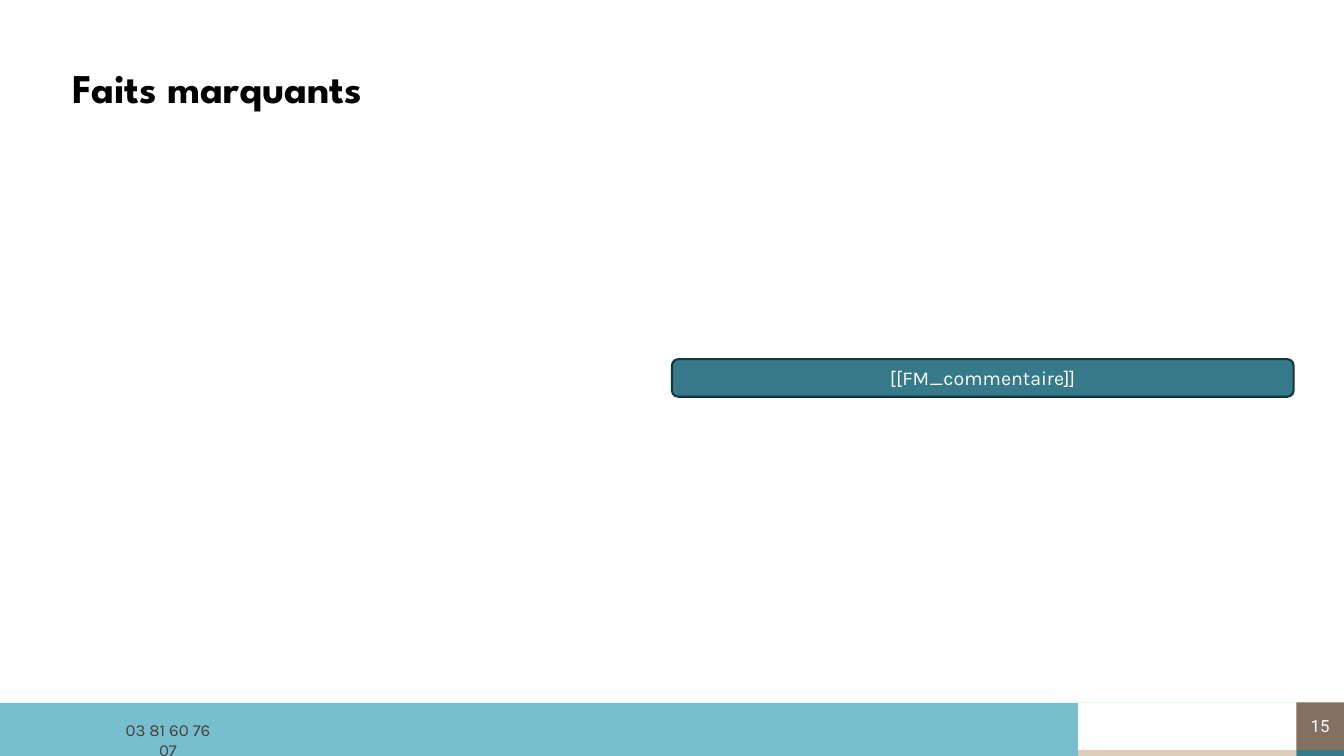
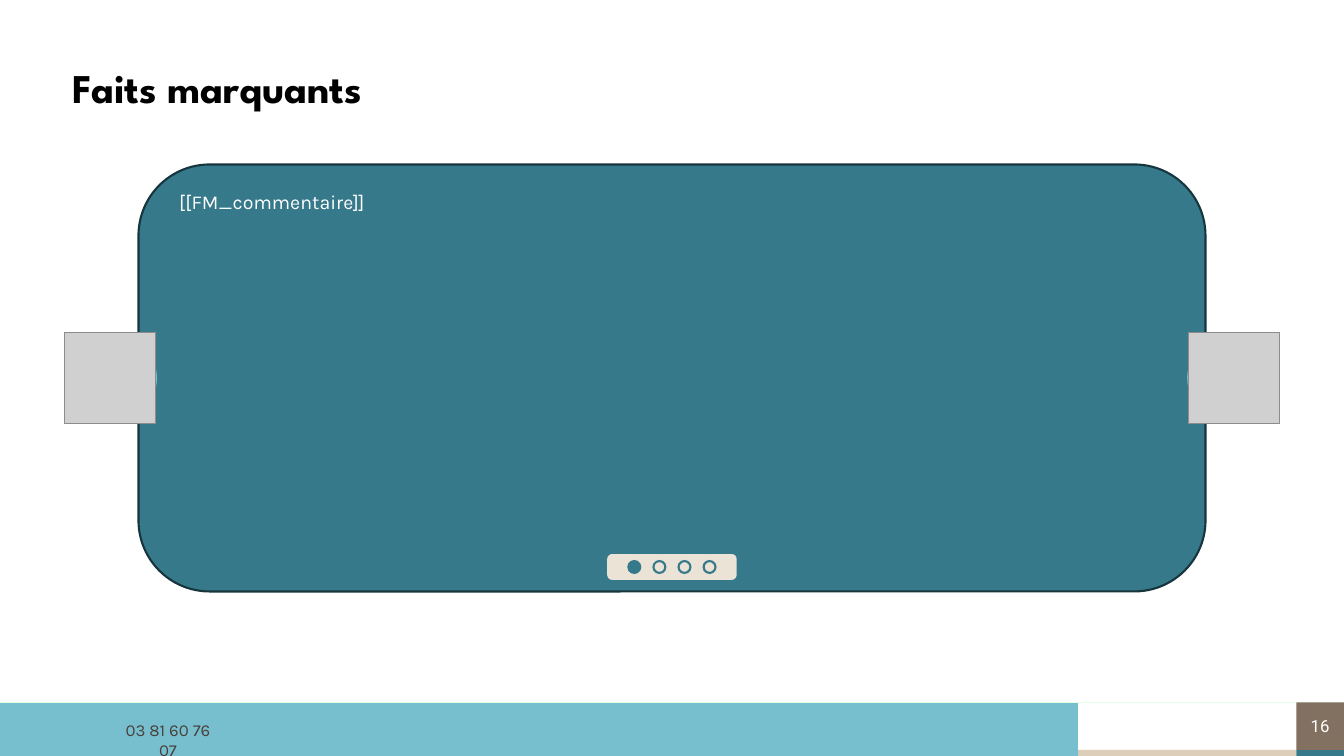
Before and after one commit to ldebouche/Projet1_lettre_fin_de_mission, a slide deck: slide 16 of backend/src/templates/modele_complet.pptm (slide 15 before the commit). Drawn at 1344x756 pixels with LibreOffice and Linux fonts; fonts in the diff are those of the drawing; grey boxes stand for pictures; background and template pictures are left out. Boxes give left, top, right and bottom in pixels: in the first picture for what was removed or moved away, otherwise in the second. Text is boxed around its words. In the diff, an @@ line names an element or a change of style, - is before the commit and + after.

```diff
--- a/backend/src/templates/modele_complet.pptm
+++ b/backend/src/templates/modele_complet.pptm
@@ rounded rectangle "[[FM_commentaire]]" resized from (x1=673, y1=359, x2=1295, y2=396) to (x1=138, y1=164, x2=1206, y2=592) @@
@@ rounded rectangle "[[FM_commentaire]]" at (x1=138, y1=164, x2=1206, y2=592): alignment centre to left; vertical alignment middle to top @@
@@ picture added at (x1=65, y1=333, x2=156, y2=424) @@
@@ ellipse added at (x1=77, y1=339, x2=156, y2=418), fill #77BFCF, outline #77BFCF 1.5 pt @@
@@ ellipse added at (x1=1189, y1=339, x2=1268, y2=418), fill #77BFCF, outline #77BFCF 1.5 pt @@
@@ picture added at (x1=1189, y1=333, x2=1280, y2=424) @@
@@ group added at (x1=608, y1=556, x2=735, y2=580): 4 ellipses, 1 rounded rectangle @@
@@ page number at (x1=1311, y1=720, x2=1330, y2=732): text changed @@
-15
+16
```
Also in this commit, not shown: 4 other slides changed, 2 slides added, 1 slide removed, 9 other files.
